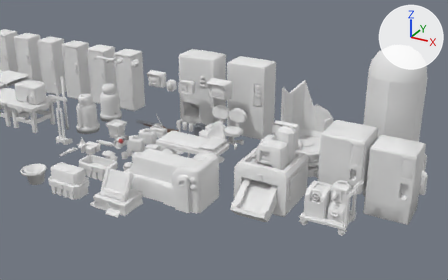
One commit to the Blender file SS5R-Source/Assets/SS3D/Items18-2-22.blend: the scene before it, then after it.
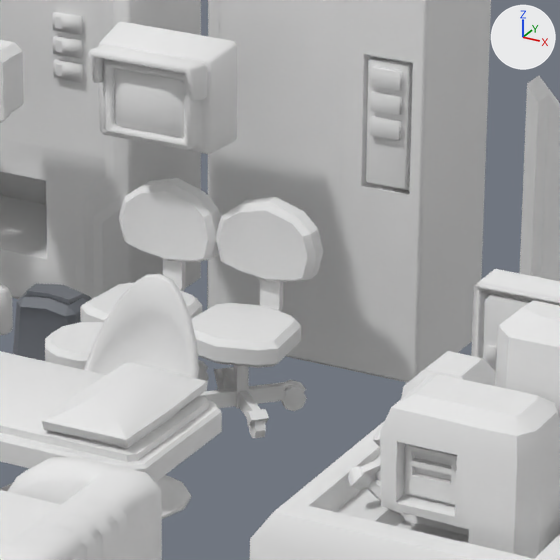
Each version is shown from a 50 mm camera at (10.922, -18.088, 6.634) aimed at (3.849, -5.227, 0.203), then close up on the part from 43% to 64% of the width and 26% to 61% of the height. The axes (+X, +Y, +Z) are drawn at upper right. The lights are the same throughout.

Names of what the first close-up shows: 'Backpack', 'Bioprinter', 'Console', 'CryotubeBroken', 'DefibrillatorWall', 'DiagnosticUnit', 'Getmore', 'MediVend', 'OfficeChair-01', 'OfficeChair-02', 'PlasticChair', 'Rollerbed'.
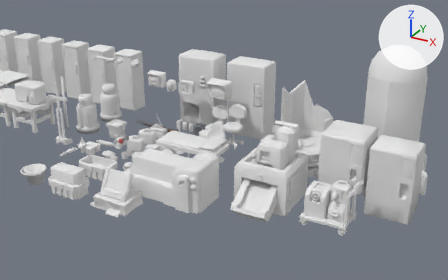
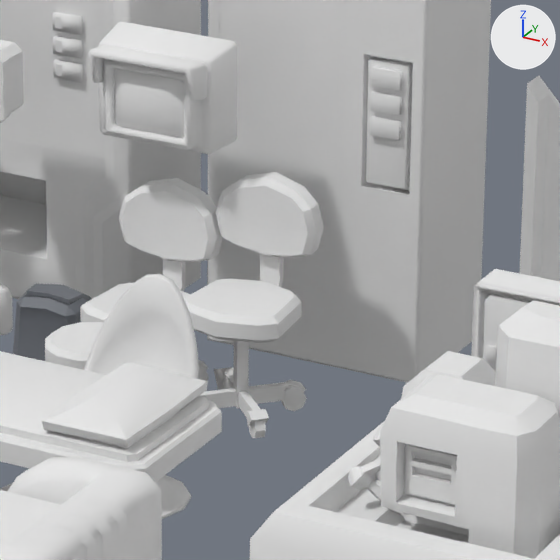
Where the newer file only moved an object's origin or applied its transform, the numbers keep the older frame.

The change, as a diff of the scene's bpy script:
```diff
--- a/SS5R-Source/Assets/SS3D/Items18-2-22.blend.py
+++ b/SS5R-Source/Assets/SS3D/Items18-2-22.blend.py
@@ me_officechair_02 @@
 me_officechair_02.from_pydata(...)  # 262 vertices, 219 faces; spans x -0.253..0.253, y -0.272..0.311, z 0.0..0.944
 # used by ob_officechair_02; location = (4.0, -5.0, 0.0)
 # before: 144 (0.0, -0.068, 0.333), 145 (0.038, -0.03, 0.333), 146 (-0.038, -0.03, 0.333), 147 (0.0, 0.008, 0.333)
+# me_officechair_02 part 1: the loose piece of 16 vertices spanning x -0.047..0.052, y 0.183..0.269, z 0.364..0.596 is moved by (0.0, 0.0, 0.117)
+# me_officechair_02 part 2: the loose piece of 40 vertices spanning x -0.252..0.252, y -0.272..0.224, z 0.333..0.453 is moved by (0.0, 0.0, 0.117)
+# me_officechair_02 part 3: the loose piece of 54 vertices spanning x -0.253..0.253, y 0.17..0.311, z 0.564..0.944 is moved by (0.0, 0.0, 0.117)
+# me_officechair_02 part 4
+for i in [*range(144, 148)]: me_officechair_02.vertices[i].co += Vector((0.0, 0.0, 0.117))
 me_officechair_02.materials.append(mat_basic)
```

Changed parts and their boxes [x1, y1, x2, y2] in the close-ups (560 x 560 px; the box of a moved part takes in the faces that stretch with it):
'OfficeChair-02', reshaped (6% wider, 10% taller)
    before: [191, 197, 323, 438]
    after: [184, 172, 324, 438]
part 1 of me_officechair_02, moved or reshaped
    before: [259, 278, 283, 312]
    after: [259, 254, 283, 288]
part 2 of me_officechair_02, moved or reshaped
    before: [191, 303, 301, 368]
    after: [184, 279, 302, 343]
part 3 of me_officechair_02, moved or reshaped
    before: [216, 197, 323, 282]
    after: [216, 172, 324, 258]
part 4 of me_officechair_02, moved or reshaped
    before: [233, 365, 249, 408]
    after: [233, 341, 249, 408]
